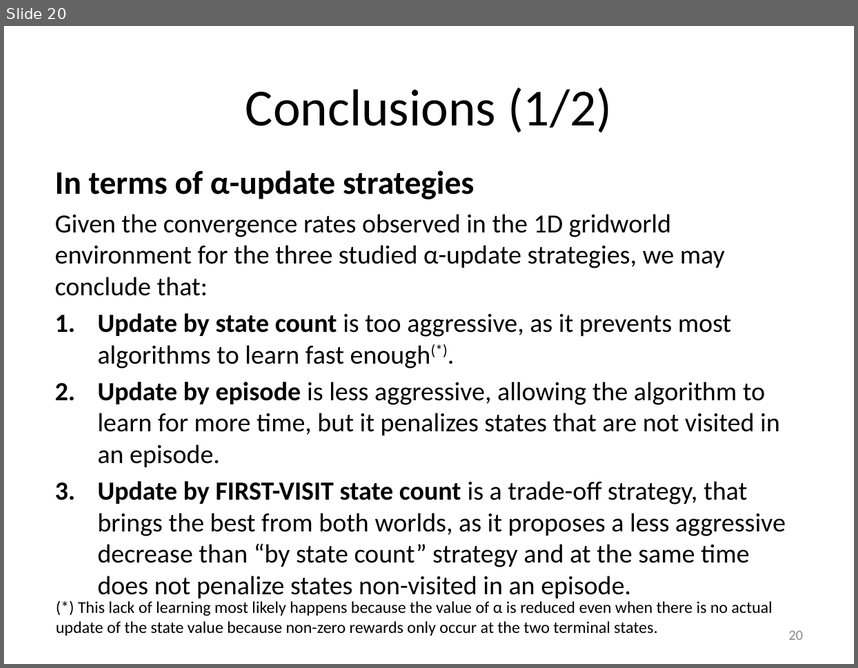
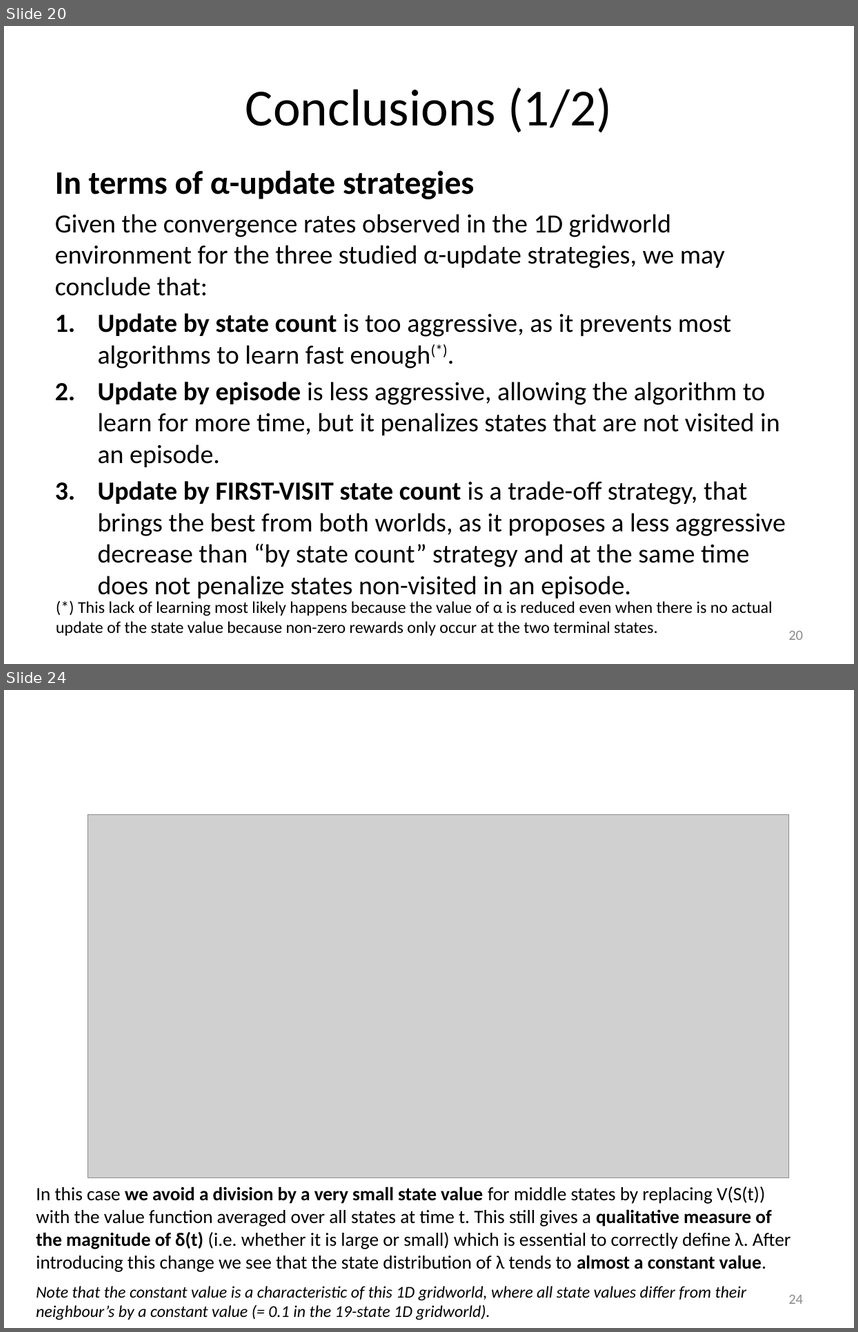
Before and after one commit to mastropi/RL, a slide deck: RL-001-MemoryManagement/results/202005May20-TestsTDLambda&AdaptiveTDLambda-1DGridworld.pptx. Shown one above the other, each under a label of ours: slide 20 before the commit, slides 20 and 24 after it; the slides between them are not shown. The pictures are 858x668 and 858x1332 pixels, drawn with LibreOffice and Linux fonts; fonts in the diff are those of the drawing; grey boxes stand for pictures. Boxes give left, top, right and bottom in pixels: in the first picture for what was removed or moved away, otherwise in the second. Text is boxed around its words. In the diff, an @@ line names an element or a change of style, - is before the commit and + after.

Commit message:
Updated PPT containing results of Adaptive TD(lambda) with graphs on lambda dist. by state and evolution over time

```diff
--- a/RL-001-MemoryManagement/results/202005May20-TestsTDLambda&AdaptiveTDLambda-1DGridworld.pptx
+++ b/RL-001-MemoryManagement/results/202005May20-TestsTDLambda&AdaptiveTDLambda-1DGridworld.pptx
@@ slide 24 added at (4, 690, 854, 1328), background #FFFFFF @@
@@ picture added at (87, 815, 789, 1178) @@
@@ text added at (36, 1186, 791, 1272), 16 pt, text #000000 @@
+In this case we avoid a division by a very small state value for middle states by replacing V(S(t)) with the value function averaged over all states at time t. This still gives a qualitative measure of the magnitude of δ(t) (i.e. whether it is large or small) which is essential to correctly define λ. After introducing this change we see that the state distribution of λ tends to almost a constant value.
@@ text added at (36, 1285, 747, 1319), 14 pt, text #000000, italic @@
+Note that the constant value is a characteristic of this 1D gridworld, where all state values differ from their neighbour’s by a constant value (= 0.1 in the 19-state 1D gridworld).
@@ page number added at (789, 1294, 803, 1303), 12 pt, text #8C8C8C @@
+24
```
Also in this commit, not shown: 2 slides changed, 5 other slides added.
